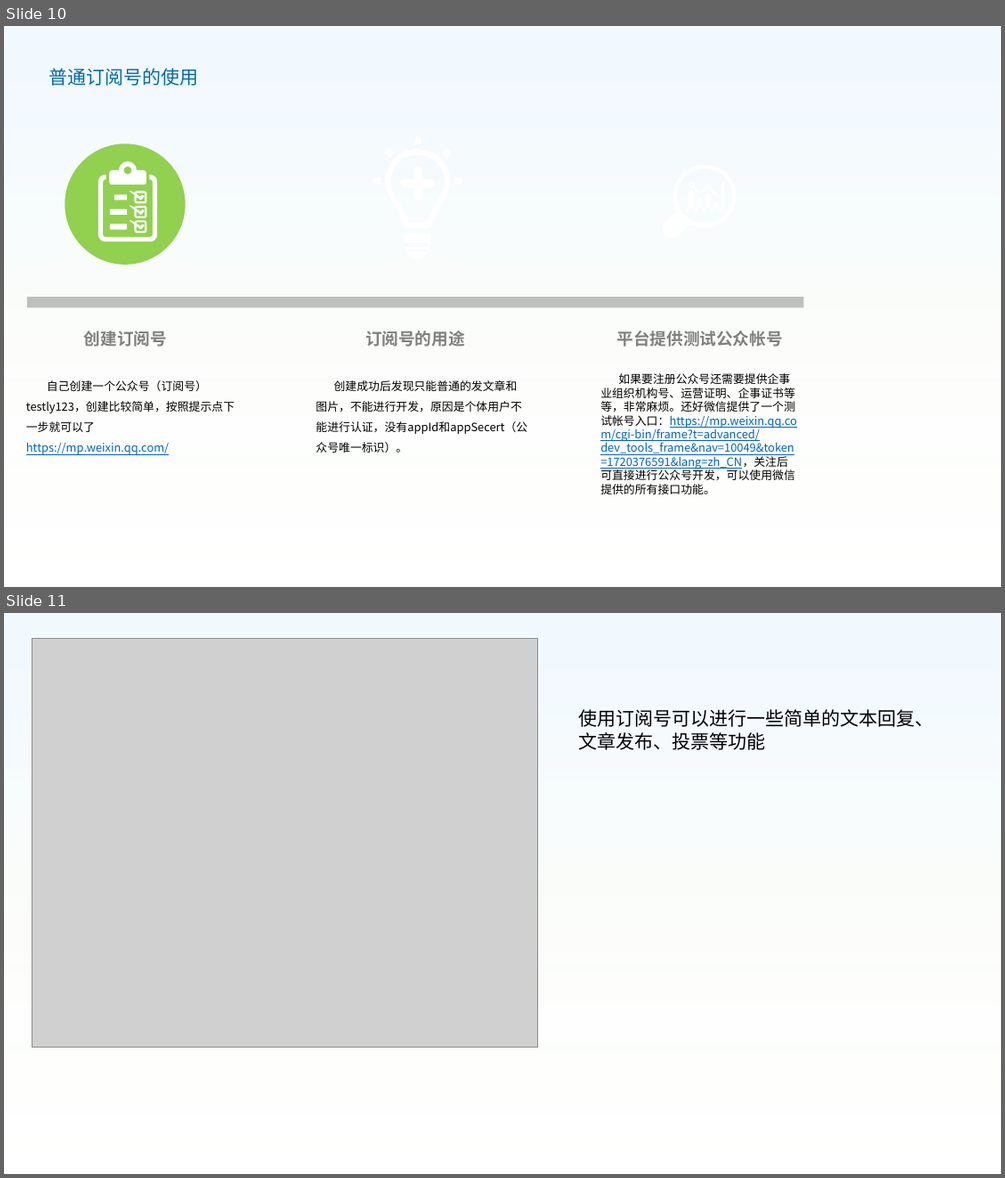
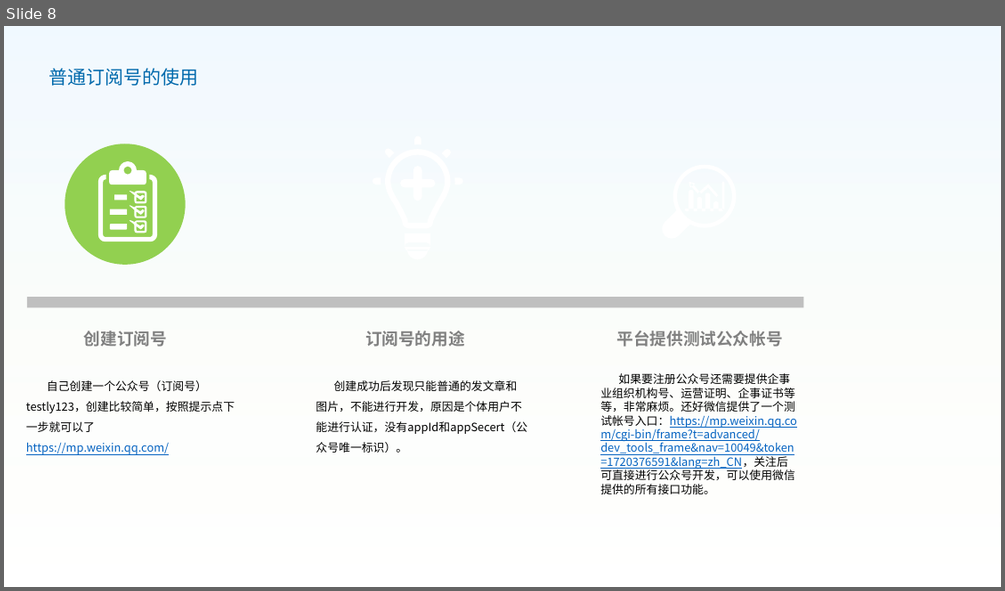
Before and after one commit to liyang1900/test, a slide deck: 微信公众号.pptx. Shown one above the other, each under a label of ours: slides 10 and 11 before the commit, slide 8 after it. The pictures are 1005x1178 and 1005x591 pixels, drawn with LibreOffice and Linux fonts; fonts in the diff are those of the drawing; grey boxes stand for pictures. Boxes give left, top, right and bottom in pixels: in the first picture for what was removed or moved away, otherwise in the second. Text is boxed around its words. In the diff, an @@ line names an element or a change of style, - is before the commit and + after.

```diff
--- a/微信公众号.pptx
+++ b/微信公众号.pptx
@@ slide 11 removed at box(4, 613, 1001, 1174), background #FFFFFF; not listed: 1 template element that a slide beside it also shows @@
@@ picture removed at box(32, 639, 537, 1046) @@
@@ text removed at box(578, 709, 933, 750) @@
-使用订阅号可以进行一些简单的文本回复、文章发布、投票等功能
@@ what was slide 10 is now slide 8 @@
```
Also in this commit, not shown: 4 slides changed, 1 slide added, 2 other slides removed.
